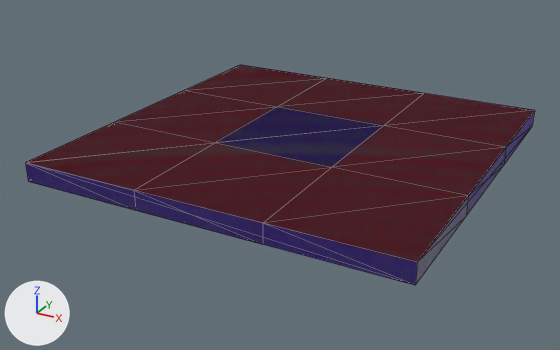
One commit to the glTF model android/assets/model/template/floor/basic.glb: the scene before it, then after it.
Before and after are seen from a 50 mm lens placed at (1.385, -2.232, 0.757), pointed at (0.465, -0.559, -0.079). The axes (+X, +Y, +Z) are drawn at lower left. The lights are the same throughout. Mesh edges are drawn as thin lines. Vertices at the same position are counted once.

The first picture shows 'mesh', 'physics'.
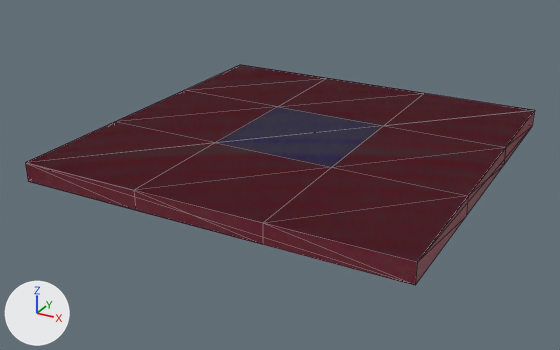
The change, as a list of edits to the scene's bpy script:
```text
Change mat_material_vcol0:
    where n0 = _N.new('ShaderNodeBsdfPrincipled'); n0.name = 'Principled BSDF'
    remove n0.inputs[0].default_value = (0.125, 0.0, 0.8, 1.0)  # 'Base Color', purple #6300e7
    add n2 = _N.new('ShaderNodeMix'); n2.name = 'Mix'
    add n2.data_type = 'RGBA'
    add n2.blend_type = 'MULTIPLY'
    add n2.inputs[0].default_value = 1.0  # 'Factor'
    add n2.inputs[7].default_value = (0.125, 0.0, 0.8, 1.0)  # 'B', purple #6300e7
    add n3 = _N.new('ShaderNodeVertexColor'); n3.name = 'Color Attribute'
    add _L.new(n2.outputs[2], n0.inputs[0])  # 'Result' to 'Base Color'
    add _L.new(n3.outputs[0], n2.inputs[6])  # 'Color' to 'A'
Change mat_material_vcolbase0:
    where n0 = _N.new('ShaderNodeBsdfPrincipled'); n0.name = 'Principled BSDF'
    remove n0.inputs[0].default_value = (0.8, 0.0, 0.104, 1.0)  # 'Base Color', pink #e7005b
    add n2 = _N.new('ShaderNodeMix'); n2.name = 'Mix'
    add n2.data_type = 'RGBA'
    add n2.blend_type = 'MULTIPLY'
    add n2.inputs[0].default_value = 1.0  # 'Factor'
    add n2.inputs[7].default_value = (0.8, 0.0, 0.104, 1.0)  # 'B', pink #e7005b
    add n3 = _N.new('ShaderNodeVertexColor'); n3.name = 'Color Attribute'
    add _L.new(n2.outputs[2], n0.inputs[0])  # 'Result' to 'Base Color'
    add _L.new(n3.outputs[0], n2.inputs[6])  # 'Color' to 'A'
Change me_plane_001:
    where me_plane_001.from_pydata(...)  # 32 vertices, 60 faces; spans x 0.0..1.0, y -1.0..0.0, z -0.025..0.025
    used by ob_mesh; location = (0.0, 0.0, 0.0)
    me_plane_001 part 1: 42 faces spanning x 0.0..1.0, y -1.0..0.0, z -0.025..0.025 switch from mat_material_vcol0 (purple #6300e7) to mat_material_vcolbase0
```

Location of each change, (x1, y1, x2, y2) in pixels of the pictures (560 x 350 px):
'mesh', recoloured, surface changed: (26, 88, 534, 285) in both
part 1 of me_plane_001, recoloured: (26, 111, 534, 285) in both
